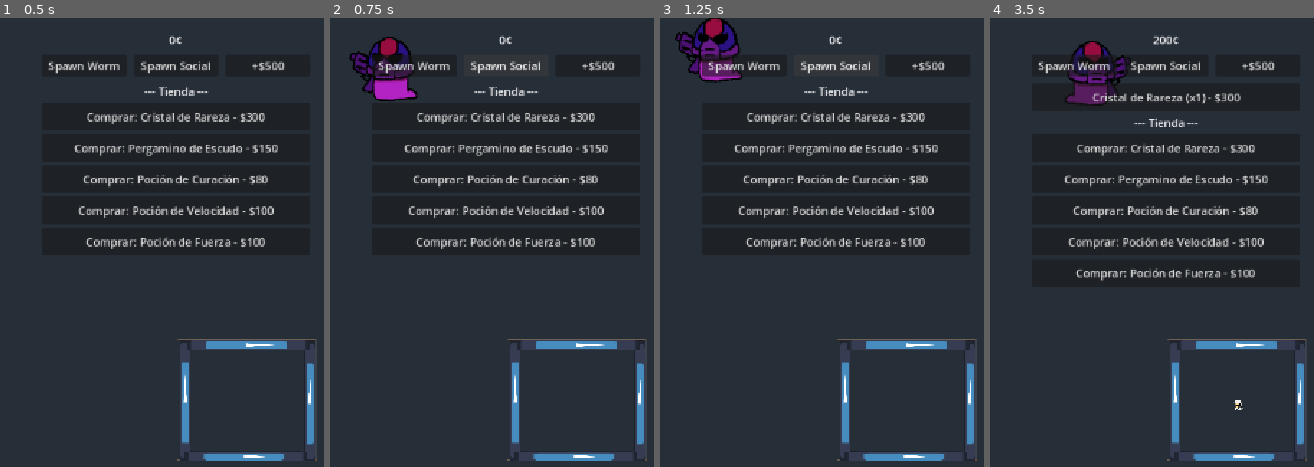
Above: before the commit, frames 1-4 (left to right).
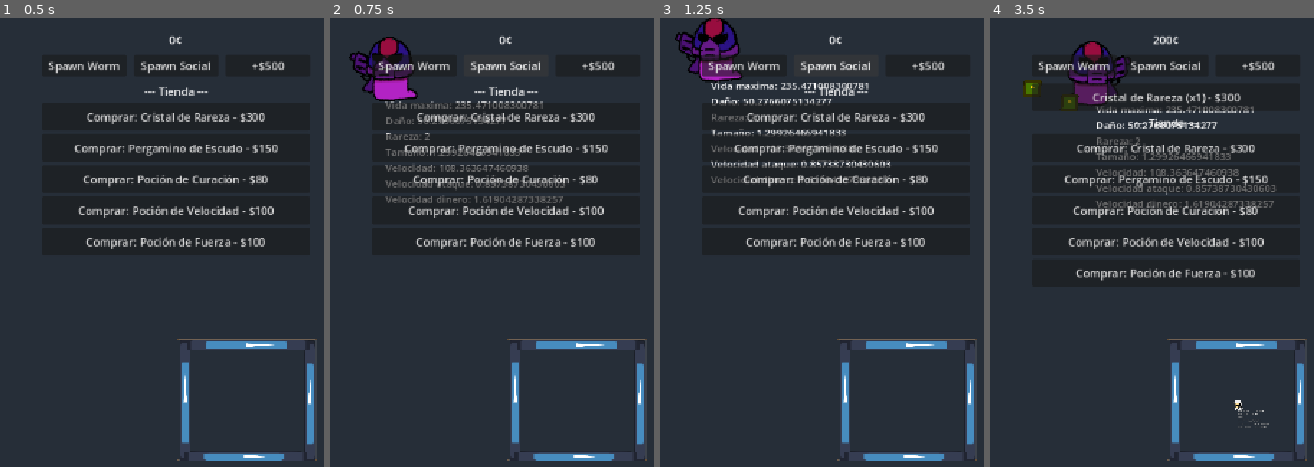
Above: after the commit, the same moments.

Repository: KingPandX/gusanos
Game: Godot game, scene res://main_screen/game_screen.tscn
Same seed, same stepped clock (60 frames per second), same inputs: the game is played once before the commit and once after it. The engine's default icon, where the game draws it, is replaced by a stand-in: a white triangle on a blue panel in a dark square.
Inputs:
- Up to frame 1 (0.5 s): no input
- Up to frame 2 (0.75 s): click "Spawn Social" at 0.5 s
- Up to frame 3 (1.25 s): no input
- Up to frame 4 (3.5 s): click "Spawn Worm" at 1.25 s; click "+$500" at 2 s; click "Comprar: Cristal de Rareza - …" at 2.75 s

Frame 1 is identical in both runs. In frame 2, 2.3% of the frame differs, in the area x 16-73%, y 18-42%; in frame 3, 2.3%; in frame 4, 2.8%, in the area x 10-89%, y 13-92%.

Commit message:
show worm data
worm data is showed with issues

Diff:
--- a/commons/coins/coin.tscn
+++ b/commons/coins/coin.tscn
@@ -1,17 +1,21 @@
-[gd_scene load_steps=3 format=3 uid="uid://coin_scene"]
+[gd_scene format=3 uid="uid://ddtbw107ndcqj"]
 
-[ext_resource type="Script" path="res://commons/coins/coin.gd" id="1"]
+[ext_resource type="Script" uid="uid://d0yfeid072nof" path="res://commons/coins/coin.gd" id="1"]
+[ext_resource type="Texture2D" uid="uid://buthj8l4iou4n" path="res://icon.svg" id="2_a4wpx"]
 
 [sub_resource type="CircleShape2D" id="CircleShape2D_coin"]
 radius = 12.0
 
-[node name="Coin" type="Area2D"]
+[node name="Coin" type="Area2D" unique_id=596058062]
 collision_layer = 4
 collision_mask = 2
 script = ExtResource("1")
 
-[node name="Sprite2D" type="Sprite2D" parent="."]
+[node name="Sprite2D" type="Sprite2D" parent="." unique_id=837286916]
 modulate = Color(1, 0.85, 0, 1)
+scale = Vector2(0.2, 0.2)
+skew = 0.082030475
+texture = ExtResource("2_a4wpx")
 
-[node name="CollisionShape2D" type="CollisionShape2D" parent="."]
+[node name="CollisionShape2D" type="CollisionShape2D" parent="." unique_id=776239664]
 shape = SubResource("CircleShape2D_coin")
--- a/commons/social/drag_manager.gd
+++ b/commons/social/drag_manager.gd
@@ -6,6 +6,8 @@
 
 enum DragSource { SOCIAL, COMBAT }
 enum DropTarget { SOCIAL, COMBAT }
+
+
 
 var is_dragging: bool = false
 var dragged_worm_data: Worm_Data = null
@@ -28,6 +30,7 @@
 	drag_source = DragSource.SOCIAL
 	drag_ended.emit()
 
+
 func set_preview(preview: Control) -> void:
 	drag_preview = preview
 
--- /dev/null
+++ b/commons/social/show_worm_data.tscn
@@ -0,0 +1,17 @@
+[gd_scene format=3 uid="uid://2747vtt4virg"]
+
+[ext_resource type="Script" uid="uid://dnod3ovfqhggi" path="res://show_worm_data.gd" id="1_4wc7x"]
+
+[node name="ShowWormData" type="Control" unique_id=133896879]
+layout_mode = 3
+anchors_preset = 0
+offset_right = 40.0
+offset_bottom = 40.0
+scale = Vector2(4.76, 4.5999994)
+script = ExtResource("1_4wc7x")
+
+[node name="VBoxContainer" type="VBoxContainer" parent="." unique_id=1653042330]
+layout_mode = 0
+offset_right = 40.0
+offset_bottom = 40.0
+scale = Vector2(0.14750929, 0.1401313)
--- a/commons/ui/test_panel.tscn
+++ b/commons/ui/test_panel.tscn
@@ -31,8 +31,6 @@
 text = "Dinero: $0"
 horizontal_alignment = 1
 script = ExtResource("2_h7ef4")
-pretext = "Dinero:"
-symbol = "¢"
 
 [node name="Buttons" type="HBoxContainer" parent="VBoxContainer" unique_id=1990766162]
 layout_mode = 2
@@ -43,7 +41,7 @@
 size_flags_horizontal = 3
 text = "Spawn Worm"
 
-[node name="SpawnSocialButton" type="Button" parent="VBoxContainer/Buttons"]
+[node name="SpawnSocialButton" type="Button" parent="VBoxContainer/Buttons" unique_id=1334620933]
 layout_mode = 2
 size_flags_horizontal = 3
 text = "Spawn Social"
--- a/commons/worm_data.gd
+++ b/commons/worm_data.gd
@@ -10,3 +10,5 @@
 @export var cooldown_money : float
 @export var size : float = 1
 @export var speed : float = 60
+
+var worm: Worm
--- /dev/null
+++ b/show_worm_data.gd
@@ -0,0 +1,32 @@
+extends Control
+
+
+var worm_data: Worm_Data = null
+var hp = Label.new()
+var damage = Label.new()
+var rarity = Label.new()
+var sizeW = Label.new()
+var speed = Label.new()
+var attackSPD = Label.new()
+var moneySPD = Label.new()
+
+func _ready() -> void:
+	$VBoxContainer.add_child(hp)
+	$VBoxContainer.add_child(damage)
+	$VBoxContainer.add_child(rarity)
+	$VBoxContainer.add_child(sizeW)
+	$VBoxContainer.add_child(speed)
+	$VBoxContainer.add_child(attackSPD)
+	$VBoxContainer.add_child(moneySPD)
+
+func show_worm_data() -> void:
+	if worm_data == null:
+		return
+
+	hp.text = "Vida maxima: " + str(worm_data.hp_max)
+	damage.text = "Daño: " + str(worm_data.damage)
+	rarity.text = "Rareza: " + str(worm_data.rarity)
+	sizeW.text = "Tamaño: " + str(worm_data.size)
+	speed.text = "Velocidad: " + str(worm_data.speed)
+	attackSPD.text = "Velocidad ataque: " + str(worm_data.cooldown_attack)
+	moneySPD.text = "Velocidad dinero: " + str(worm_data.cooldown_money)
--- a/worms/worm.gd
+++ b/worms/worm.gd
@@ -55,8 +55,10 @@
 	change_direction.timeout.connect(change_patrol_dir)
 	money.timeout.connect(add_money)
 	money.wait_time = worm_data.cooldown_money
+	worm_data.worm = self
 
 func _process(delta: float) -> void:
+	show_Data()
 	if is_being_dragged:
 		return
 	_update_effects(delta)
@@ -69,6 +71,15 @@
 		sprite.scale = sprite.scale.lerp(Vector2.ONE, delta * 8.0)
 		bop_timer = 0.0
 
+func show_Data() -> void:
+	if !is_being_dragged:
+		print("entrando")
+		$ShowWormData.worm_data = worm_data
+		$ShowWormData.show_worm_data()
+		$ShowWormData.visible = true
+	else:
+		$ShowWormData.visible = false
+
 func _unhandled_input(event: InputEvent) -> void:
 	if event is InputEventMouseButton:
 		if event.button_index == MOUSE_BUTTON_LEFT and event.pressed:
@@ -94,6 +105,8 @@
 	set_physics_process(false)
 	set_process(false)
 	change_direction.stop()
+
+
 
 func _create_drag_preview() -> void:
 	var preview_scene = preload("res://commons/ui/drag_preview.gd")
--- a/worms/worm.tscn
+++ b/worms/worm.tscn
@@ -8,6 +8,7 @@
 [ext_resource type="Script" uid="uid://ck6yc0d8n6tw1" path="res://worms/States/patrol.gd" id="4_adq0j"]
 [ext_resource type="Script" uid="uid://c14871phdsqjv" path="res://worms/worm_detector.gd" id="6_t21j8"]
 [ext_resource type="Script" uid="uid://wq0hquu5gtcy" path="res://worms/States/combat.gd" id="7_combat"]
+[ext_resource type="PackedScene" uid="uid://2747vtt4virg" path="res://commons/social/show_worm_data.tscn" id="9_ubkfk"]
 
 [sub_resource type="Shader" id="Shader_6802t"]
 code = "shader_type canvas_item;
@@ -124,5 +125,7 @@
 position = Vector2(0, -32)
 shape = SubResource("CircleShape2D_yw8l4")
 
+[node name="ShowWormData" parent="." unique_id=133896879 instance=ExtResource("9_ubkfk")]
+
 [connection signal="body_entered" from="worm_detector" to="worm_detector" method="_on_body_entered"]
 [connection signal="body_exited" from="worm_detector" to="worm_detector" method="_on_body_exited"]
Not shown, added: commons/coins/coin.gd.uid
Not shown, added: commons/shop.gd.uid
Not shown, added: commons/ui/combat_toggle.gd.uid
Not shown, added: commons/ui/drag_preview.gd.uid
Not shown, added: commons/ui/test_panel.gd.uid
Not shown: 1 places in commons/ui/test_panel.tscn that only renumber resources
Not shown, added: commons/ui/worm_selector/worm_selector.gd.uid
Not shown, added: commons/upgrades/upgrade_data.gd.uid
Not shown, added: commons/upgrades/upgrade_manager.gd.uid
Not shown, added: script_templates/.gdignore
Not shown, added: show_worm_data.gd.uid
